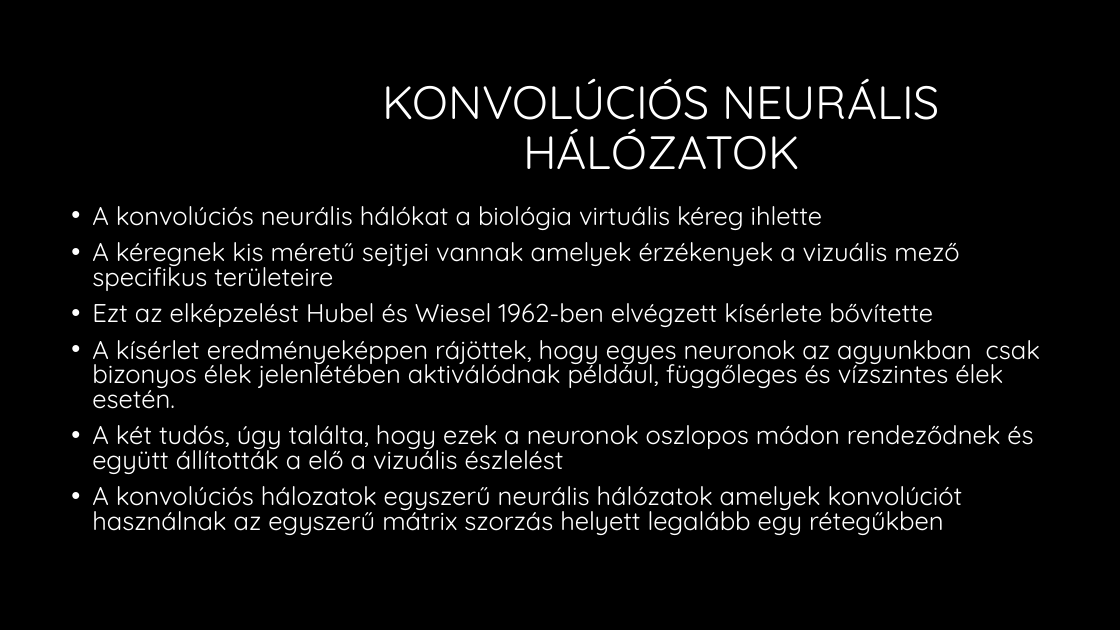
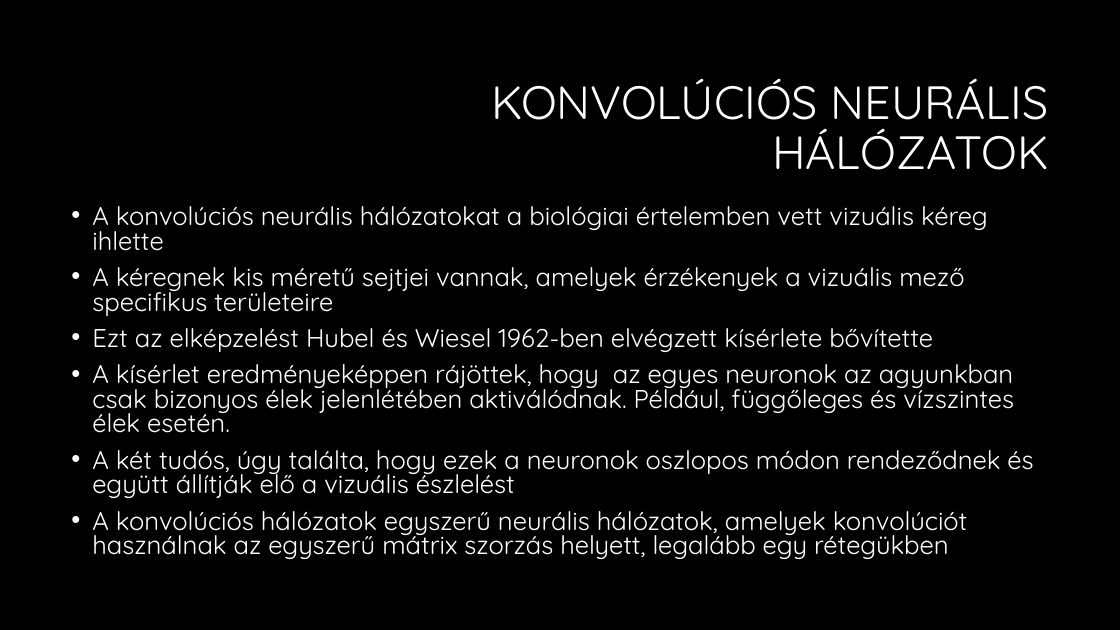
Before and after one commit to martontamas92/CNN, a slide deck: slide 4 of Konvolúciós neuronhálók.pptx. Drawn at 1120x630 pixels with LibreOffice and Linux fonts; fonts in the diff are those of the drawing; background and template pictures are left out. Boxes give left, top, right and bottom in pixels: in the first picture for what was removed or moved away, otherwise in the second. Text is boxed around its words. In the diff, an @@ line names an element or a change of style, - is before the commit and + after.

```diff
--- a/Konvolúciós neuronhálók.pptx
+++ b/Konvolúciós neuronhálók.pptx
@@ title "KONVOLÚCIÓS NEURÁLIS HÁLÓZATOK" at (491,78,1049,170): alignment centre to right @@
@@ text at (92,206,988,316): text changed @@
-• A konvolúciós neurális hálókat a biológia virtuális kéreg ihlette
-• A kéregnek kis méretű sejtjei vannak amelyek érzékenyek a vizuális mező specifikus területeire
+• A konvolúciós neurális hálózatokat a biológiai értelemben vett vizuális kéreg ihlette
+• A kéregnek kis méretű sejtjei vannak, amelyek érzékenyek a vizuális mező specifikus területeire
@@ text at (92,364,1033,559): text changed @@
-• A kísérlet eredményeképpen rájöttek, hogy egyes neuronok az agyunkban csak bizonyos élek jelenlétében aktiválódnak például, függőleges és vízszintes élek esetén.
-• A két tudós, úgy találta, hogy ezek a neuronok oszlopos módon rendeződnek és együtt állították a elő a vizuális észlelést
-• A konvolúciós hálozatok egyszerű neurális hálózatok amelyek konvolúciót használnak az egyszerű mátrix szorzás helyett legalább egy rétegűkben
+• A kísérlet eredményeképpen rájöttek, hogy az egyes neuronok az agyunkban csak bizonyos élek jelenlétében aktiválódnak. Például, függőleges és vízszintes élek esetén.
+• A két tudós, úgy találta, hogy ezek a neuronok oszlopos módon rendeződnek és együtt állítják elő a vizuális észlelést
+• A konvolúciós hálózatok egyszerű neurális hálózatok, amelyek konvolúciót használnak az egyszerű mátrix szorzás helyett, legalább egy rétegükben
```
Also in this commit, not shown: 3 other slides changed, 7 slides added.
